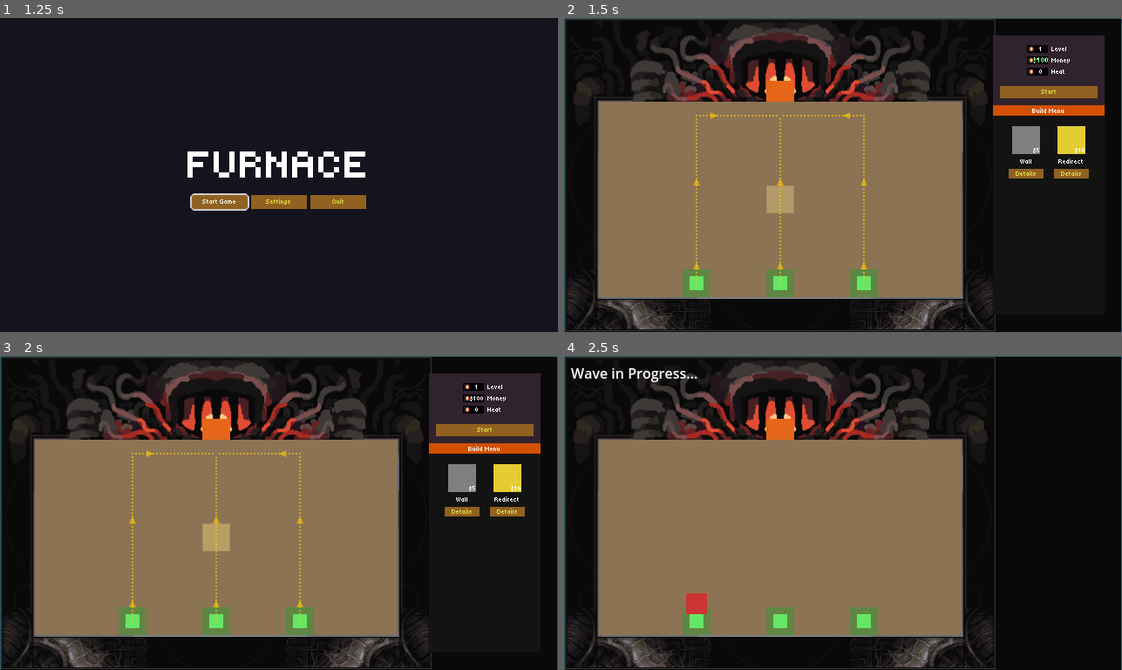
Above: before the commit, frames 1-4 (two rows, left to right).
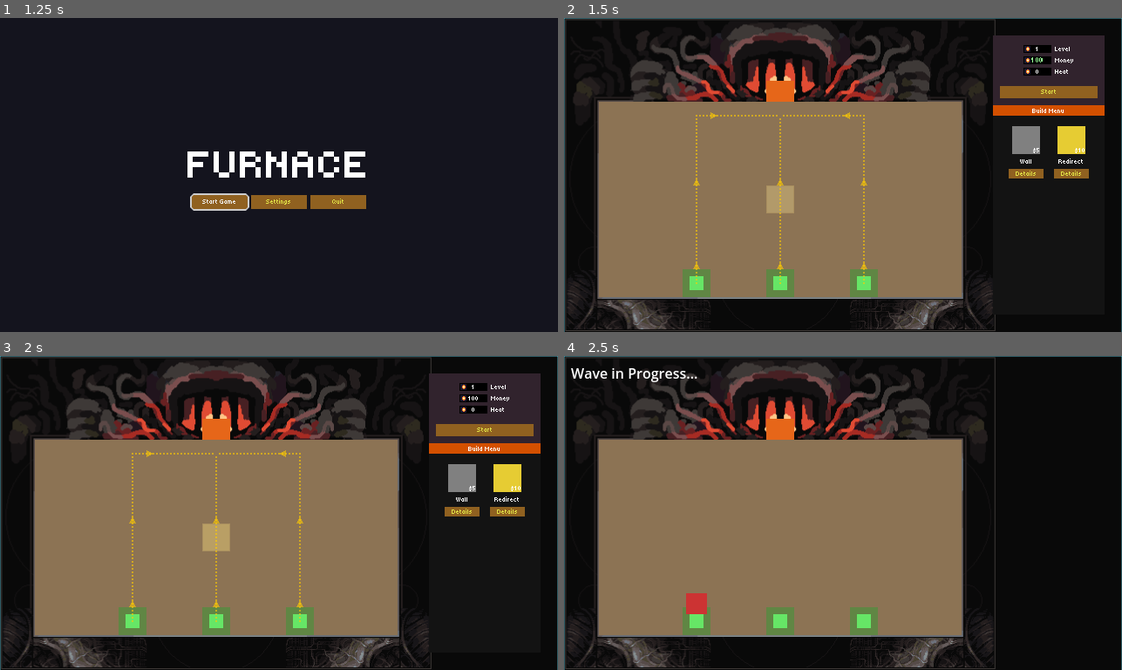
Above: after the commit, the same moments.

Repository: Arcane-Laboratory/Furnace
Game: Godot game, scene res://scenes/ui/title_screen.tscn
Two runs of this game, one before a commit and one after it. Both use one fixed random seed, a clock stepped at 60 frames per second and the inputs below.
Inputs (mouse positions are in pixels of both pictures, inside the frame that each line leads up to):
- Up to frame 1 (1.25 s): tap Enter at 0.5 s; move the mouse to (401, 159) at 0.52 s; tap P at 0.6 s; click (401, 159) at 0.67 s
- Up to frame 2 (1.5 s): click "Start Game" at 1.25 s
- Up to frame 3 (2 s): no input
- Up to frame 4 (2.5 s): click "Start" at 2 s

Frame 1 is identical in both runs. In frame 2, 0.2% of the frame differs, in the area x 82-92%, y 8-19%; in frame 3, 0.2%; in frame 4, nothing differs.

Commit message:
fix: widen game submenu value boxes and remove $ prefix
- Increase panel width from 24px to 32px for 3-digit support
- Remove $ prefix from money display (icon indicates currency)

Diff:
--- a/godot/scenes/ui/game_submenu.tscn
+++ b/godot/scenes/ui/game_submenu.tscn
@@ -76,7 +76,7 @@
 layout_mode = 2
 
 [node name="Panel" type="Panel" parent="MarginContainer/VBoxContainer/LevelRow"]
-custom_minimum_size = Vector2(24, 0)
+custom_minimum_size = Vector2(32, 0)
 layout_mode = 2
 theme_override_styles/panel = SubResource("StyleBoxFlat_hksn4")
 
@@ -103,7 +103,7 @@
 layout_mode = 2
 
 [node name="Panel" type="Panel" parent="MarginContainer/VBoxContainer/MoneyRow"]
-custom_minimum_size = Vector2(24, 0)
+custom_minimum_size = Vector2(32, 0)
 layout_mode = 2
 theme_override_styles/panel = SubResource("StyleBoxFlat_hksn4")
 
@@ -113,7 +113,7 @@
 offset_left = 8.0
 offset_right = 24.0
 offset_bottom = 9.0
-text = "$420"
+text = "100"
 horizontal_alignment = 1
 vertical_alignment = 1
 
@@ -130,7 +130,7 @@
 layout_mode = 2
 
 [node name="Panel" type="Panel" parent="MarginContainer/VBoxContainer/HeatRow"]
-custom_minimum_size = Vector2(24, 0)
+custom_minimum_size = Vector2(32, 0)
 layout_mode = 2
 theme_override_styles/panel = SubResource("StyleBoxFlat_hksn4")
 
--- a/godot/scripts/ui/game_submenu.gd
+++ b/godot/scripts/ui/game_submenu.gd
@@ -32,7 +32,7 @@
 ## Update display with current GameManager values
 func _update_display() -> void:
 	if money_value:
-		money_value.text = "$%d" % GameManager.resources
+		money_value.text = "%d" % GameManager.resources
 		previous_resources = GameManager.resources
 	if level_value:
 		level_value.text = str(GameManager.current_level)
@@ -47,7 +47,7 @@
 ## Set the money display (without animation)
 func set_money(amount: int) -> void:
 	if money_value:
-		money_value.text = "$%d" % amount
+		money_value.text = "%d" % amount
 		previous_resources = amount
 
 
@@ -57,7 +57,7 @@
 	previous_resources = new_amount
 
 	if money_value:
-		money_value.text = "$%d" % new_amount
+		money_value.text = "%d" % new_amount
 		_animate_currency_change(delta)
 
 
